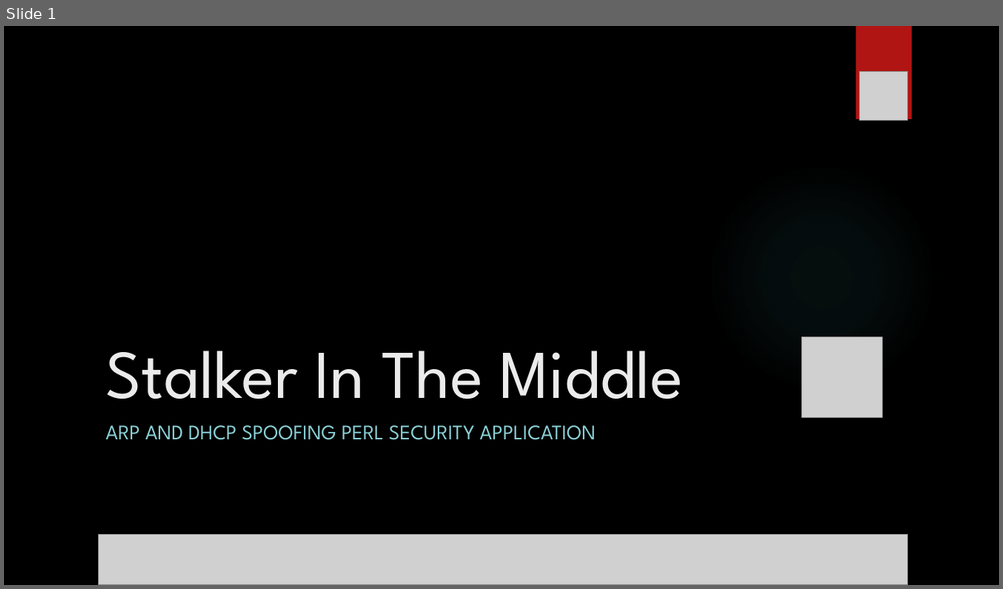
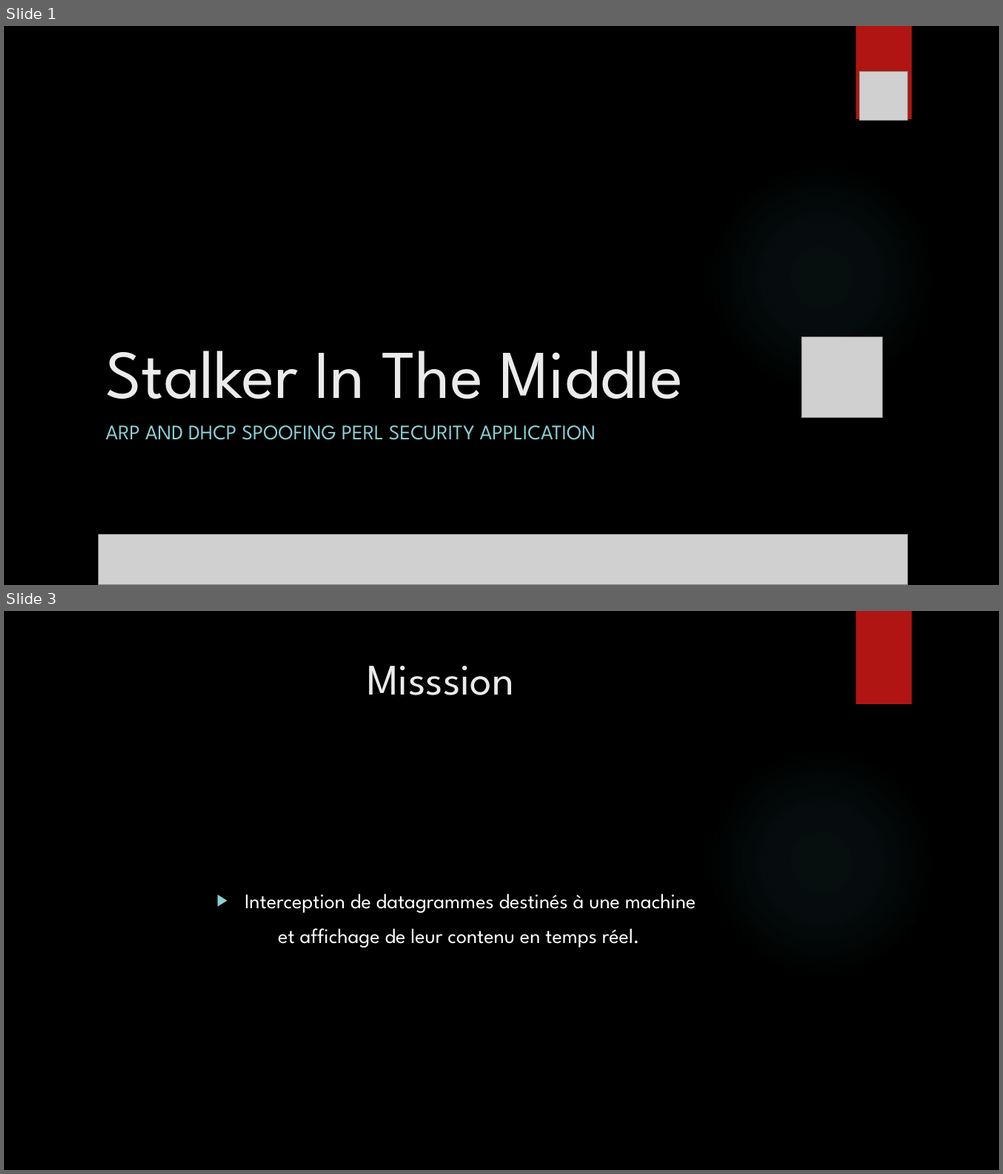
Before and after one commit to Inpeel/SITM, a slide deck: Avant-Projet/Stalker In The Middle.pptx. Shown one above the other, each under a label of ours: slide 1 before the commit, slides 1 and 3 after it; the slides between them are not shown. The pictures are 1003x589 and 1003x1174 pixels, drawn with LibreOffice and Linux fonts; fonts in the diff are those of the drawing; grey boxes stand for pictures; background and template pictures are left out. Boxes give left, top, right and bottom in pixels: in the first picture for what was removed or moved away, otherwise in the second. Text is boxed around its words. In the diff, an @@ line names an element or a change of style, - is before the commit and + after.

```diff
--- a/Avant-Projet/Stalker In The Middle.pptx
+++ b/Avant-Projet/Stalker In The Middle.pptx
@@ slide 3 added at <box>4,611,999,1170</box>, background picture (left out); not listed: 2 template elements that a slide beside it also shows @@
@@ title added at <box>367,666,514,695</box>, 42 pt, text #EBEBEB @@
+Misssion
@@ text added at <box>244,894,696,948</box>, 20 pt, text #FFFFFF @@
+▶ Interception de datagrammes destinés à une machine
+et affichage de leur contenu en temps réel.
```
Also in this commit, not shown: 1 slide changed, 6 other slides added, 4 other files.
